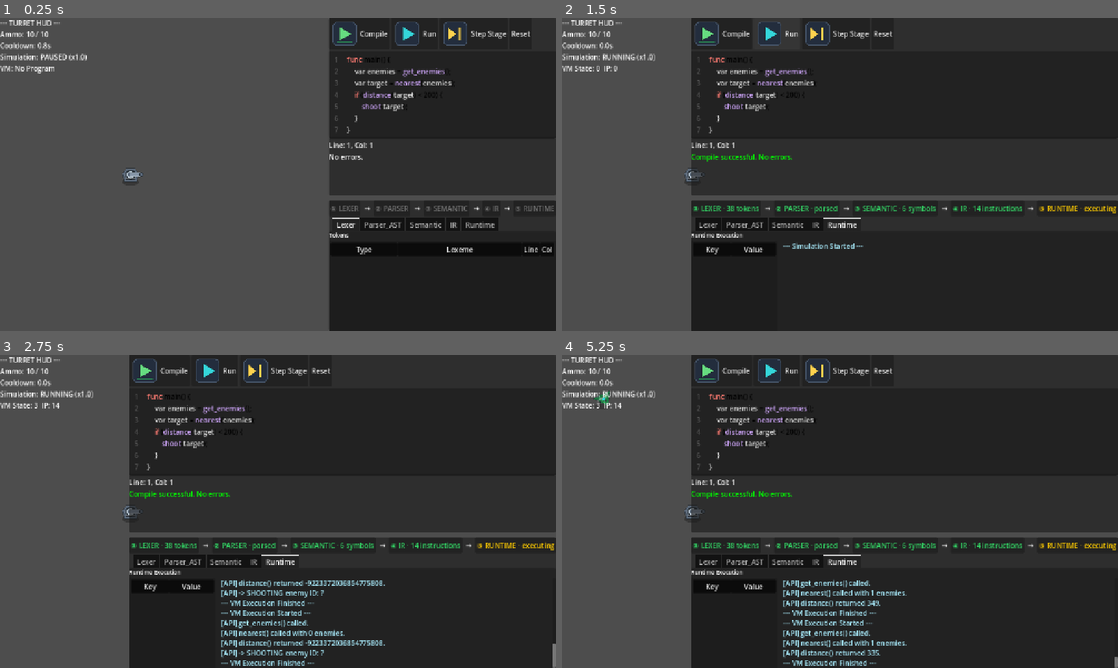
Above: before the commit, frames 1-4 (two rows, left to right).
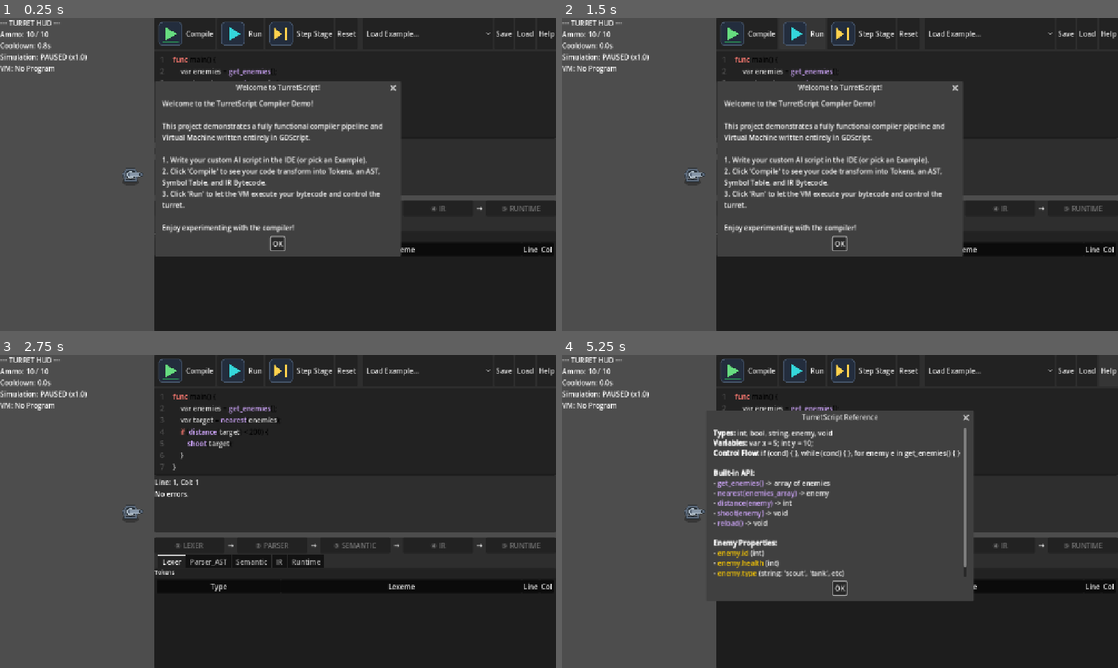
Above: after the commit, the same moments.

Repository: abdullahazharkhan/turret-script
Game: Godot game, scene res://scenes/main.tscn
Two runs of this game, one before a commit and one after it. Both use one fixed random seed, a clock stepped at 60 frames per second and the inputs below.
Inputs (mouse positions are in pixels of both pictures, inside the frame that each line leads up to):
- Up to frame 1 (0.25 s): no input
- Up to frame 2 (1.5 s): click "Compile" at 0.5 s; click "Run" at 1.25 s
- Up to frame 3 (2.75 s): click (278, 580) at 2 s, where only the run after the commit has a clickable "OK"
- Up to frame 4 (5.25 s): click (990, 370) at 2.75 s, where only the run after the commit has a clickable "Load Example..."; click (1067, 370) at 3.5 s, where only the run after the commit has a clickable "Save"; click (1084, 370) at 4.25 s, where only the run after the commit has a clickable "Load"; click (1106, 370) at 5 s, where only the run after the commit has a clickable "Help"

The runs differ from the first frame. In frame 1, 24% of the frame differs, in the area x 27-100%, y 0-100%; in frame 2, 23%; in frame 3, 11%; in frame 4, 27%, in the area x 2-100%, y 0-100%.

Commit message:
ghee khatam

Diff:
--- a/scenes/main.tscn
+++ b/scenes/main.tscn
@@ -36,3 +36,18 @@
 [node name="CompilerPipelinePanel" parent="CanvasLayer/HSplitContainer/UIVSplit" instance=ExtResource("3_oe9fd")]
 custom_minimum_size = Vector2(0, 300)
 layout_mode = 2
+
+[node name="IntroOverlay" type="AcceptDialog" parent="CanvasLayer"]
+title = "Welcome to TurretScript!"
+initial_position = 2
+size = Vector2i(550, 250)
+dialog_text = "Welcome to the TurretScript Compiler Demo!
+
+This project demonstrates a fully functional compiler pipeline and Virtual Machine written entirely in GDScript.
+
+1. Write your custom AI script in the IDE (or pick an Example).
+2. Click 'Compile' to see your code transform into Tokens, an AST, Symbol Table, and IR Bytecode.
+3. Click 'Run' to let the VM execute your bytecode and control the turret.
+
+Enjoy experimenting with the compiler!"
+dialog_autowrap = true
--- a/scenes/ui/ide_panel.tscn
+++ b/scenes/ui/ide_panel.tscn
@@ -38,6 +38,24 @@
 layout_mode = 2
 text = "Reset"
 
+[node name="VSeparator" type="VSeparator" parent="VBoxContainer/Toolbar"]
+layout_mode = 2
+
+[node name="ExamplesOption" type="OptionButton" parent="VBoxContainer/Toolbar"]
+layout_mode = 2
+
+[node name="SaveButton" type="Button" parent="VBoxContainer/Toolbar"]
+layout_mode = 2
+text = "Save"
+
+[node name="LoadButton" type="Button" parent="VBoxContainer/Toolbar"]
+layout_mode = 2
+text = "Load"
+
+[node name="HelpButton" type="Button" parent="VBoxContainer/Toolbar"]
+layout_mode = 2
+text = "Help"
+
 [node name="CodeEditor" type="CodeEdit" parent="VBoxContainer"]
 layout_mode = 2
 size_flags_vertical = 3
@@ -63,3 +81,36 @@
 layout_mode = 2
 bbcode_enabled = true
 text = "No errors."
+
+[node name="HelpDialog" type="AcceptDialog" parent="."]
+title = "TurretScript Reference"
+initial_position = 2
+size = Vector2i(600, 400)
+
+[node name="HelpText" type="RichTextLabel" parent="HelpDialog"]
+anchors_preset = 15
+anchor_right = 1.0
+anchor_bottom = 1.0
+offset_left = 8.0
+offset_top = 8.0
+offset_right = -8.0
+offset_bottom = -49.0
+grow_horizontal = 2
+grow_vertical = 2
+bbcode_enabled = true
+text = "[b]Types:[/b] int, bool, string, enemy, void
+[b]Variables:[/b] var x = 5; int y = 10;
+[b]Control Flow:[/b] if (cond) { }, while (cond) { }, for enemy e in get_enemies() { }
+
+[b]Built-in API:[/b]
+- [color=#d2a8ff]get_enemies()[/color] -> array of enemies
+- [color=#d2a8ff]nearest(enemies_array)[/color] -> enemy
+- [color=#d2a8ff]distance(enemy)[/color] -> int
+- [color=#d2a8ff]shoot(enemy)[/color] -> void
+- [color=#d2a8ff]reload()[/color] -> void
+
+[b]Enemy Properties:[/b]
+- [color=#ffcc00]enemy.id[/color] (int)
+- [color=#ffcc00]enemy.health[/color] (int)
+- [color=#ffcc00]enemy.type[/color] (string: 'scout', 'tank', etc)
+- [color=#ffcc00]enemy.alive[/color] (bool)"
--- a/scripts/compiler/parser.gd
+++ b/scripts/compiler/parser.gd
@@ -38,8 +38,8 @@
 
 func _function_declaration() -> AST.FunctionDecl:
 	var func_token = _previous()
-	var name = _consume(TT.TK_IDENTIFIER, "Expect function name.")
-	_consume(TT.TK_LPAREN, "Expect '(' after function name.")
+	var name = _consume(TT.TK_IDENTIFIER, "Expect function name. Did you forget the identifier after 'func'?")
+	_consume(TT.TK_LPAREN, "Expect '(' after function name. Example: func main() { }")
 
 	var parameters = []
 	if not _check(TT.TK_RPAREN):
@@ -51,7 +51,7 @@
 			if not _match([TT.TK_COMMA]):
 				break
 
-	_consume(TT.TK_RPAREN, "Expect ')' after parameters.")
+	_consume(TT.TK_RPAREN, "Expect ')' after parameters. Did you forget to close the parameter list?")
 
 	var return_type = "void"
 	if _match([TT.TK_ARROW]):
@@ -78,7 +78,7 @@
 	if _match([TT.TK_ASSIGN]):
 		initializer = _expression()
 
-	_consume(TT.TK_SEMICOLON, "Expect ';' after variable declaration.")
+	_consume(TT.TK_SEMICOLON, "Expect ';' after variable declaration. (Did you forget a semicolon?)")
 
 	var node = AST.VarDecl.new(type_token.span)
 	node.type_name = type_token.lexeme
@@ -108,9 +108,9 @@
 
 func _if_statement() -> AST.IfStmt:
 	var token = _previous()
-	_consume(TT.TK_LPAREN, "Expect '(' after 'if'.")
+	_consume(TT.TK_LPAREN, "Expect '(' after 'if'. Condition must be enclosed in parentheses.")
 	var condition = _expression()
-	_consume(TT.TK_RPAREN, "Expect ')' after if condition.")
+	_consume(TT.TK_RPAREN, "Expect ')' after 'if' condition.")
 
 	var then_branch = _statement()
 	if then_branch is not AST.Block:
@@ -135,9 +135,9 @@
 
 func _while_statement() -> AST.WhileStmt:
 	var token = _previous()
-	_consume(TT.TK_LPAREN, "Expect '(' after 'while'.")
+	_consume(TT.TK_LPAREN, "Expect '(' after 'while'. Condition must be enclosed in parentheses.")
 	var condition = _expression()
-	_consume(TT.TK_RPAREN, "Expect ')' after while condition.")
+	_consume(TT.TK_RPAREN, "Expect ')' after 'while' condition.")
 
 	var body = _statement()
 	if body is not AST.Block:
@@ -175,7 +175,7 @@
 	var value = null
 	if not _check(TT.TK_SEMICOLON):
 		value = _expression()
-	_consume(TT.TK_SEMICOLON, "Expect ';' after return value.")
+	_consume(TT.TK_SEMICOLON, "Expect ';' after return value. (Did you forget a semicolon?)")
 
 	var node = AST.ReturnStmt.new(token.span)
 	node.value = value
@@ -195,7 +195,7 @@
 func _expression_statement() -> AST.ExprStmt:
 	var expr = _expression()
 	var token = _previous()
-	_consume(TT.TK_SEMICOLON, "Expect ';' after expression.")
+	_consume(TT.TK_SEMICOLON, "Expect ';' after expression. (Did you forget a semicolon?)")
 	var node = AST.ExprStmt.new(expr.span if expr else token.span)
 	node.expression = expr
 	return node
--- a/scripts/compiler/semantic_analyzer.gd
+++ b/scripts/compiler/semantic_analyzer.gd
@@ -63,7 +63,7 @@
 		"VarDecl":
 			if node.type_name == "var":
 				if not node.initializer:
-					_report_error("Type inference using 'var' requires an initializer.", node.span)
+					_report_error("Type inference using 'var' requires an initializer. (Did you mean to explicitly declare 'type name;' ?)", node.span)
 					node.type_name = TypeInfo.ERROR
 				else:
 					_visit(node.initializer)
@@ -72,19 +72,19 @@
 				if node.initializer:
 					_visit(node.initializer)
 					if not TypeInfo.is_assignable(node.type_name, node.initializer.resolved_type):
-						_report_error("Cannot assign type '%s' to variable of type '%s'." % [node.initializer.resolved_type, node.type_name], node.span)
+						_report_error("Type mismatch: cannot assign '%s' to variable of type '%s'. (Check the variable declaration type)." % [node.initializer.resolved_type, node.type_name], node.span)
 			var sym = _define(node.identifier, node.type_name)
 			if sym == null:
-				_report_error("Variable '%s' is already declared in this scope." % node.identifier, node.span)
+				_report_error("Variable '%s' is already declared in this scope. (Consider renaming it)." % node.identifier, node.span)
 			node.symbol = sym
 		"Assignment":
 			var sym = _resolve(node.identifier)
 			if sym == null:
-				_report_error("Undefined variable '%s'." % node.identifier, node.span)
+				_report_error("Undefined variable '%s'. (Did you misspell it or forget to declare it?)" % node.identifier, node.span)
 			_visit(node.value)
 			if sym and node.value.resolved_type != TypeInfo.ERROR:
 				if not TypeInfo.is_assignable(sym.type_info, node.value.resolved_type):
-					_report_error("Cannot assign type '%s' to variable of type '%s'." % [node.value.resolved_type, sym.type_info], node.span)
+					_report_error("Type mismatch: cannot assign '%s' to variable of type '%s'." % [node.value.resolved_type, sym.type_info], node.span)
 		"FunctionDecl":
 			var param_types = []
 			for p in node.parameters:
@@ -113,7 +113,7 @@
 		"IfStmt":
 			_visit(node.condition)
 			if node.condition.resolved_type != TypeInfo.BOOL and node.condition.resolved_type != TypeInfo.ERROR:
-				_report_error("Condition must be of type 'bool'.", node.condition.span)
+				_report_error("Condition must be of type 'bool'. (Did you use an assignment '=' instead of equality '==' ?)", node.condition.span)
 			_visit(node.then_branch)
 			if node.else_branch: _visit(node.else_branch)
 		"WhileStmt":
@@ -139,7 +139,7 @@
 					_visit(node.value)
 					ret_type = node.value.resolved_type
 				if not TypeInfo.is_assignable(current_function.return_type, ret_type):
-					_report_error("Cannot return type '%s' from function returning '%s'." % [ret_type, current_function.return_type], node.span)
+					_report_error("Return type mismatch: cannot return '%s' from function returning '%s'." % [ret_type, current_function.return_type], node.span)
 		"ExprStmt":
 			_visit(node.expression)
 		"BinaryExpr":
@@ -171,7 +171,7 @@
 					if lt == rt:
 						node.resolved_type = TypeInfo.BOOL
 					else:
-						_report_error("Cannot compare different types ('%s' and '%s')." % [lt, rt], node.span)
+						_report_error("Type mismatch: cannot compare different types ('%s' and '%s')." % [lt, rt], node.span)
 						node.resolved_type = TypeInfo.ERROR
 				TT.TK_AND, TT.TK_OR:
 					if lt == TypeInfo.BOOL and rt == TypeInfo.BOOL:
@@ -204,7 +204,7 @@
 		"IdentifierExpr":
 			var sym = _resolve(node.identifier)
 			if sym == null:
-				_report_error("Undefined variable '%s'." % node.identifier, node.span)
+				_report_error("Undefined variable '%s'. (Did you misspell it or forget to declare it?)" % node.identifier, node.span)
 				node.resolved_type = TypeInfo.ERROR
 			else:
 				node.symbol = sym
@@ -212,7 +212,7 @@
 		"CallExpr":
 			var sym = _resolve(node.callee)
 			if sym == null:
-				_report_error("Undefined function '%s'." % node.callee, node.span)
+				_report_error("Undefined function '%s'. (Check the spelling or the Built-in API reference)." % node.callee, node.span)
 				node.resolved_type = TypeInfo.ERROR
 				for arg in node.arguments: _visit(arg)
 				return
@@ -232,7 +232,7 @@
 				_visit(arg)
 				if i < fn_type.parameters.size():
 					if not TypeInfo.is_assignable(fn_type.parameters[i], arg.resolved_type):
-						_report_error("Argument %d of '%s' expects type '%s' but got '%s'." % [i+1, node.callee, fn_type.parameters[i], arg.resolved_type], arg.span)
+						_report_error("Argument %d of '%s' expects type '%s' but got '%s'. (Check the API reference for the correct types)." % [i+1, node.callee, fn_type.parameters[i], arg.resolved_type], arg.span)
 
 			node.resolved_type = fn_type.return_type
 		"MemberAccessExpr":
@@ -250,7 +250,7 @@
 				elif node.member == "type":
 					node.resolved_type = TypeInfo.STRING
 				else:
-					_report_error("Property '%s' does not exist on type 'enemy'." % node.member, node.span)
+					_report_error("Property '%s' does not exist on type 'enemy'. Available properties: id, health, type, alive." % node.member, node.span)
 					node.resolved_type = TypeInfo.ERROR
 			else:
 				_report_error("Member access is only supported on 'enemy' objects.", node.span)
--- a/scripts/main.gd
+++ b/scripts/main.gd
@@ -52,6 +52,11 @@
 	if game_world:
 		game_world.vm_log.connect(_on_vm_log)
 		game_world.vm_error.connect(_on_vm_error)
+
+	# Show intro
+	var intro = $CanvasLayer/IntroOverlay
+	if intro:
+		intro.popup_centered()
 
 # ─────────────────────────────────────────────
 #  Full compile (Compile button)
--- a/scripts/ui/ide_panel.gd
+++ b/scripts/ui/ide_panel.gd
@@ -11,15 +11,40 @@
 @onready var run_btn = $VBoxContainer/Toolbar/RunButton
 @onready var step_btn = $VBoxContainer/Toolbar/StepStageButton
 @onready var reset_btn = $VBoxContainer/Toolbar/ResetButton
+@onready var examples_opt = $VBoxContainer/Toolbar/ExamplesOption
+@onready var save_btn = $VBoxContainer/Toolbar/SaveButton
+@onready var load_btn = $VBoxContainer/Toolbar/LoadButton
+@onready var help_btn = $VBoxContainer/Toolbar/HelpButton
+
 @onready var editor = $VBoxContainer/CodeEditor
 @onready var line_col_label = $VBoxContainer/StatusBar/LineColLabel
 @onready var diagnostics = $VBoxContainer/DiagnosticsPanel
+@onready var help_dialog = $HelpDialog
+
+const SAVE_PATH = "user://turret_script_save.txt"
+
+var EXAMPLES = [
+	{ "name": "1. Nearest Enemy (Default)", "code": "func main() {\n\tvar enemies = get_enemies();\n\tvar target = nearest(enemies);\n\tif (distance(target) < 200) {\n\t\tshoot(target);\n\t}\n}" },
+	{ "name": "2. Low-Health Priority", "code": "func main() {\n\tvar enemies = get_enemies();\n\tif (_array_size(enemies) == 0) { return; }\n\n\tvar best = _array_get(enemies, 0);\n\tfor enemy e in enemies {\n\t\tif (e.health < best.health) {\n\t\t\tbest = e;\n\t\t}\n\t}\n\n\tif (distance(best) < 200) {\n\t\tshoot(best);\n\t}\n}" },
+	{ "name": "3. Armor-Piercing (Tank Focus)", "code": "func main() {\n\tvar enemies = get_enemies();\n\tfor enemy e in enemies {\n\t\tif (e.type == \"tank\" and distance(e) < 200) {\n\t\t\tshoot(e);\n\t\t\treturn;\n\t\t}\n\t}\n\n\t// Fallback to nearest\n\tvar target = nearest(enemies);\n\tif (distance(target) < 200) {\n\t\tshoot(target);\n\t}\n}" },
+	{ "name": "4. Reload Management", "code": "// Assumes ammo tracking via properties if added, or just periodic reload\nfunc main() {\n\tvar enemies = get_enemies();\n\tvar target = nearest(enemies);\n\t\n\tif (distance(target) > 250) {\n\t\treload(); // Reload while waiting\n\t} else {\n\t\tshoot(target);\n\t}\n}" },
+	{ "name": "5. Type Error (Intentionally Invalid)", "code": "func main() {\n\tint threshold = \"not a number\"; // Type mismatch error!\n\tvar enemies = get_enemies();\n\t\n\tif (distance(enemies) < threshold) { // 'distance' expects single enemy\n\t\tshoot(enemies);\n\t}\n}" }
+]
 
 func _ready():
 	compile_btn.pressed.connect(_on_compile_pressed)
 	run_btn.pressed.connect(_on_run_pressed)
 	step_btn.pressed.connect(_on_step_stage_pressed)
 	reset_btn.pressed.connect(_on_reset_pressed)
+
+	save_btn.pressed.connect(_on_save_pressed)
+	load_btn.pressed.connect(_on_load_pressed)
+	help_btn.pressed.connect(func(): help_dialog.popup_centered())
+
+	examples_opt.add_item("Load Example...")
+	for i in range(EXAMPLES.size()):
+		examples_opt.add_item(EXAMPLES[i].name)
+	examples_opt.item_selected.connect(_on_example_selected)
 
 	editor.caret_changed.connect(_on_caret_changed)
 	_setup_syntax_highlighting()
@@ -69,6 +94,26 @@
 	print("Reset button pressed")
 	reset_requested.emit()
 
+func _on_save_pressed():
+	var file = FileAccess.open(SAVE_PATH, FileAccess.WRITE)
+	if file:
+		file.store_string(editor.text)
+		file.close()
+		diagnostics.text = "[color=green]Script saved successfully to user://[/color]"
+
+func _on_load_pressed():
+	if FileAccess.file_exists(SAVE_PATH):
+		var file = FileAccess.open(SAVE_PATH, FileAccess.READ)
+		if file:
+			editor.text = file.get_as_text()
+			file.close()
+			diagnostics.text = "[color=green]Script loaded successfully.[/color]"
+
+func _on_example_selected(index: int):
+	if index > 0 and index - 1 < EXAMPLES.size():
+		editor.text = EXAMPLES[index - 1].code
+	examples_opt.select(0)
+
 func show_diagnostics(diagnostics_list: Array):
 	if diagnostics_list.is_empty():
 		diagnostics.text = "[color=green]Compile successful. No errors.[/color]"
--- /dev/null
+++ b/tests/runtime/test_e2e.gd
@@ -0,0 +1,37 @@
+extends SceneTree
+
+const CompilerScript = preload("res://scripts/compiler/compiler.gd")
+const TurretScriptVM = preload("res://scripts/runtime/turretscript_vm.gd")
+const APIAdapter = preload("res://scripts/runtime/turret_api_adapter.gd")
+
+func _init():
+	print("=== End-to-End Pipeline Tests ===")
+
+	# Full pipeline test without GameWorld (mock API)
+	var src = """
+	func main() {
+		var enemies = get_enemies();
+		var target = nearest(enemies);
+		if (distance(target) < 200) {
+			shoot(target);
+		}
+	}
+	"""
+
+	var compiler = CompilerScript.new()
+	var result = compiler.compile(src)
+
+	assert(result.success, "E2E Failed: Compilation unsuccessful")
+	assert(result.ir != null, "E2E Failed: IR is null")
+
+	var vm = TurretScriptVM.new(result.ir, APIAdapter.new(null))
+	var error_caught = false
+	vm.runtime_error.connect(func(msg): error_caught = true)
+
+	vm.run()
+
+	assert(not error_caught, "E2E Failed: Runtime error occurred")
+	assert(vm.context.state == 3, "E2E Failed: Expected VM to reach HALTED state") # HALTED
+
+	print("[PASS] E2E Pipeline: Compiler -> IR -> VM Execution works flawlessly!")
+	quit()
--- /dev/null
+++ b/tests/runtime/test_semantics_advanced.gd
@@ -0,0 +1,80 @@
+extends SceneTree
+
+const LexerScript = preload("res://scripts/compiler/lexer.gd")
+const ParserScript = preload("res://scripts/compiler/parser.gd")
+const SemanticScript = preload("res://scripts/compiler/semantic_analyzer.gd")
+
+func _check_semantics(src: String) -> Array:
+	var lexer = LexerScript.new()
+	var parser = ParserScript.new()
+	var semantic = SemanticScript.new()
+
+	var tokens = lexer.tokenize(src)
+	var ast = parser.parse(tokens)
+	if ast == null: return [false, "Parse failed"]
+	semantic.analyze(ast)
+
+	if semantic.diagnostics.size() > 0:
+		return [false, semantic.diagnostics[0].message]
+	return [true, "OK"]
+
+func _init():
+	print("=== Advanced Semantic Tests ===")
+
+	# Test 1: Armor piercing example
+	var src1 = """
+	func main() {
+		var enemies = get_enemies();
+		for enemy e in enemies {
+			if (e.type == "tank" and distance(e) < 200) {
+				shoot(e);
+				return;
+			}
+		}
+	}
+	"""
+	var res1 = _check_semantics(src1)
+	assert(res1[0] == true, "T1 Failed: Expected valid semantics. Got: " + res1[1])
+	print("[PASS] T1: Armor-Piercing compiles")
+
+	# Test 2: Low health priority example
+	var src2 = """
+	func main() {
+		var enemies = get_enemies();
+		var best = _array_get(enemies, 0);
+		for enemy e in enemies {
+			if (e.health < best.health) {
+				best = e;
+			}
+		}
+	}
+	"""
+	var res2 = _check_semantics(src2)
+	assert(res2[0] == true, "T2 Failed: Expected valid semantics. Got: " + res2[1])
+	print("[PASS] T2: Low-Health Priority compiles")
+
+	# Test 3: Intentional type error caught
+	var src3 = """
+	func main() {
+		int threshold = "not a number";
+	}
+	"""
+	var res3 = _check_semantics(src3)
+	assert(res3[0] == false, "T3 Failed: Expected type error!")
+	assert("Type mismatch" in res3[1], "T3 Failed: Expected 'Type mismatch' message")
+	print("[PASS] T3: Intentionally invalid type caught")
+
+	# Test 4: Member access validation
+	var src4 = """
+	func main() {
+		var e = nearest(get_enemies());
+		e.invalid_property = 5;
+	}
+	"""
+	var res4 = _check_semantics(src4)
+	assert(res4[0] == false, "T4 Failed: Expected missing property error!")
+	assert("Property" in res4[1], "T4 Failed: Expected 'Property' error message")
+	print("[PASS] T4: Invalid member access caught")
+
+	print("\n=== All Advanced Semantic Tests Passed! ===")
+	quit()
Not shown, added: tests/runtime/test_e2e.gd.uid
Not shown, added: tests/runtime/test_semantics_advanced.gd.uid
Not shown, added: README.md
